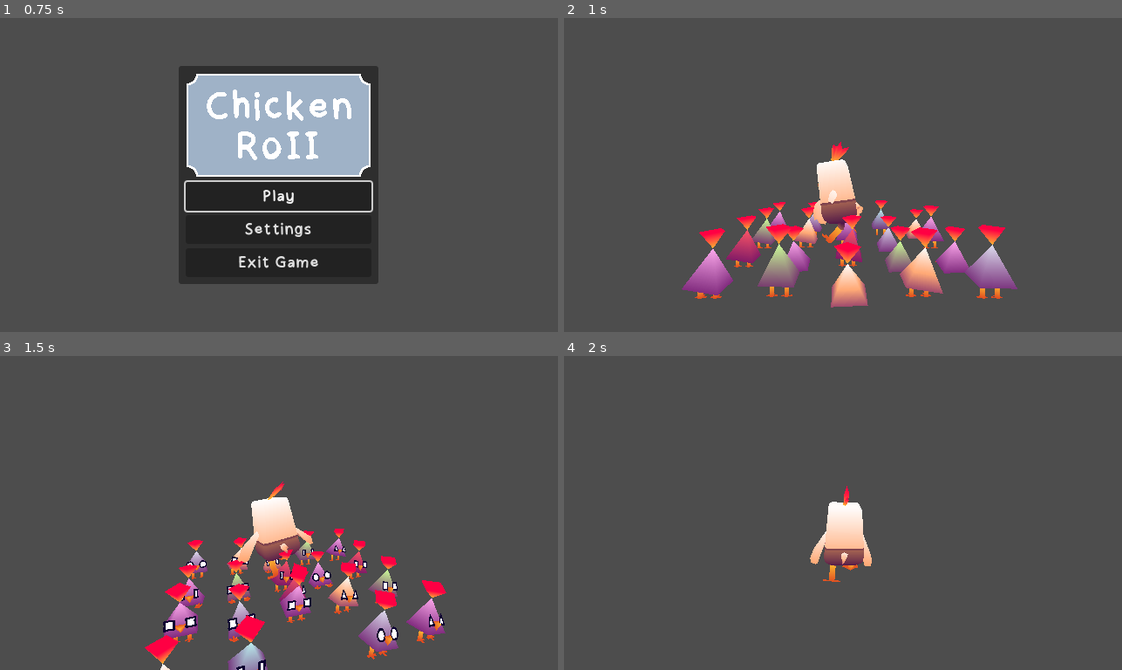
Above: before the commit, frames 1-4 (two rows, left to right).
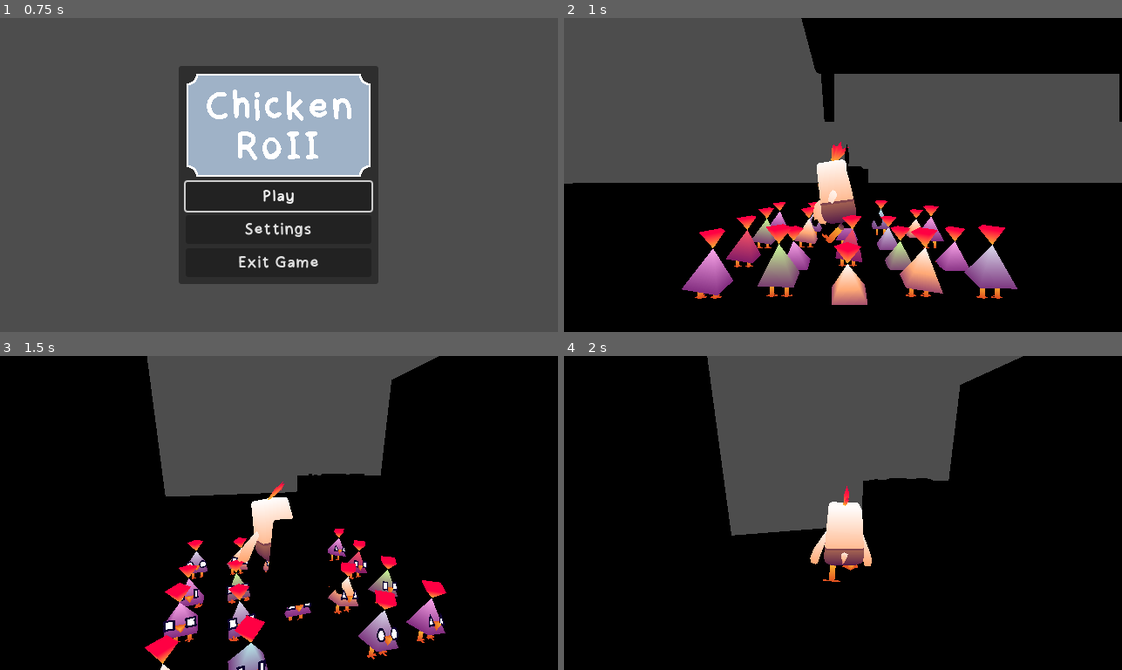
Above: after the commit, the same moments.

Repository: Cucumber-Maki/UoP-2025
Game: Godot game, scene res://scenes/splashScreen/splashScreen.tscn
Two runs of this game, one before a commit and one after it. Both use one fixed random seed, a clock stepped at 60 frames per second and the inputs below.
Inputs (mouse positions are in pixels of both pictures, inside the frame that each line leads up to):
- Up to frame 1 (0.75 s): tap Enter at 0.5 s; move the mouse to (401, 159) at 0.52 s; hold D (player_move_right) from 0.53 s (still down); tap E (player_interact) at 0.6 s
- Up to frame 2 (1 s): keep holding D (player_move_right); tap Space (player_move_jump) at 0.77 s
- Up to frame 3 (1.5 s): move the mouse to (251, 513) at 1.27 s; release D (player_move_right) at 1.28 s; hold W (player_move_forward) from 1.28 s (still down); tap E (player_interact) at 1.35 s
- Up to frame 4 (2 s): keep holding W (player_move_forward); tap Space (player_move_jump) at 1.52 s

Frame 1 is identical in both runs. In frame 2, 50% of the frame differs, in the area x 0-100%, y 0-100%; in frame 3, 76%; in frame 4, 77%.

Commit message:
fix: Chickkin variable cleanup.

Diff:
--- a/assets/entities/chickkin/chickkin.tres
+++ b/assets/entities/chickkin/chickkin.tres
@@ -7,5 +7,3 @@
 render_priority = 0
 shader = ExtResource("1_1u53n")
 shader_parameter/u_color = ExtResource("2_paemr")
-shader_parameter/u_colorChoice = 0.0
-shader_parameter/u_faceChoice = 0.0
--- a/scenes/game/game.tscn
+++ b/scenes/game/game.tscn
@@ -5,9 +5,7 @@
 [ext_resource type="PackedScene" uid="uid://cc1wxbqo1hw6e" path="res://prefabs/entities/player.tscn" id="3_0sr1o"]
 [ext_resource type="PackedScene" uid="uid://12jm0yci4dq2" path="res://assets/misc/chickkinPath/chickkinPath.tscn" id="3_lfrn8"]
 [ext_resource type="PackedScene" uid="uid://lyhtk1heeyd5" path="res://prefabs/entities/chickkin.tscn" id="4_kelw5"]
-
-[sub_resource type="BoxShape3D" id="BoxShape3D_0sr1o"]
-size = Vector3(10, 2, 10)
+[ext_resource type="PackedScene" uid="uid://b5kpk04jx811r" path="res://assets/environment/MiscLevelAssets.glb" id="6_5i0tg"]
 
 [node name="Game" type="Node3D"]
 
@@ -22,99 +20,85 @@
 [node name="Player" parent="." instance=ExtResource("3_0sr1o")]
 m_ability_rollUnlocked = true
 
-[node name="StaticBody3D" type="StaticBody3D" parent="."]
-transform = Transform3D(1, 0, 0, 0, 1, 0, 0, 0, 1, 0, -1, 0)
+[node name="Chickkins" type="Node" parent="."]
 
-[node name="CollisionShape3D" type="CollisionShape3D" parent="StaticBody3D"]
-shape = SubResource("BoxShape3D_0sr1o")
-
-[node name="CollisionShape3D2" type="CollisionShape3D" parent="StaticBody3D"]
-transform = Transform3D(1, 0, 0, 0, 1, 0, 0, 0, 1, 0, 2, 10)
-shape = SubResource("BoxShape3D_0sr1o")
-
-[node name="CollisionShape3D3" type="CollisionShape3D" parent="StaticBody3D"]
-transform = Transform3D(1, 0, 0, 0, 1, 0, 0, 0, 1, 10, 4, 10)
-shape = SubResource("BoxShape3D_0sr1o")
-
-[node name="CollisionShape3D4" type="CollisionShape3D" parent="StaticBody3D"]
-transform = Transform3D(1, 0, 0, 0, 1, 0, 0, 0, 1, 10, 6, 0)
-shape = SubResource("BoxShape3D_0sr1o")
-
-[node name="Chickkin" parent="." instance=ExtResource("4_kelw5")]
+[node name="Chickkin" parent="Chickkins" instance=ExtResource("4_kelw5")]
 transform = Transform3D(1, 0, 0, 0, 1, 0, 0, 0, 1, 0, 0, 1)
 m_claimed = true
 
-[node name="Chickkin2" parent="." instance=ExtResource("4_kelw5")]
+[node name="Chickkin2" parent="Chickkins" instance=ExtResource("4_kelw5")]
 transform = Transform3D(1, 0, 0, 0, 1, 0, 0, 0, 1, -2, 0, 0.96041)
 m_claimed = true
 
-[node name="Chickkin3" parent="." instance=ExtResource("4_kelw5")]
+[node name="Chickkin3" parent="Chickkins" instance=ExtResource("4_kelw5")]
 transform = Transform3D(1, 0, 0, 0, 1, 0, 0, 0, 1, 1, 0, 1)
 m_claimed = true
 
-[node name="Chickkin4" parent="." instance=ExtResource("4_kelw5")]
+[node name="Chickkin4" parent="Chickkins" instance=ExtResource("4_kelw5")]
 transform = Transform3D(1, 0, 0, 0, 1, 0, 0, 0, 1, -1, 0, 1)
 m_claimed = true
 
-[node name="Chickkin5" parent="." instance=ExtResource("4_kelw5")]
+[node name="Chickkin5" parent="Chickkins" instance=ExtResource("4_kelw5")]
 transform = Transform3D(1, 0, 0, 0, 1, 0, 0, 0, 1, 2, 0, 0.96041)
 m_claimed = true
 
-[node name="Chickkin6" parent="." instance=ExtResource("4_kelw5")]
+[node name="Chickkin6" parent="Chickkins" instance=ExtResource("4_kelw5")]
 m_claimed = true
 
-[node name="Chickkin7" parent="." instance=ExtResource("4_kelw5")]
+[node name="Chickkin7" parent="Chickkins" instance=ExtResource("4_kelw5")]
 transform = Transform3D(1, 0, 0, 0, 1, 0, 0, 0, 1, -2, 0, -0.0395901)
 m_claimed = true
 
-[node name="Chickkin8" parent="." instance=ExtResource("4_kelw5")]
+[node name="Chickkin8" parent="Chickkins" instance=ExtResource("4_kelw5")]
 transform = Transform3D(1, 0, 0, 0, 1, 0, 0, 0, 1, 1, 0, 0)
 m_claimed = true
 
-[node name="Chickkin9" parent="." instance=ExtResource("4_kelw5")]
+[node name="Chickkin9" parent="Chickkins" instance=ExtResource("4_kelw5")]
 transform = Transform3D(1, 0, 0, 0, 1, 0, 0, 0, 1, -1, 0, 0)
 m_claimed = true
 
-[node name="Chickkin10" parent="." instance=ExtResource("4_kelw5")]
+[node name="Chickkin10" parent="Chickkins" instance=ExtResource("4_kelw5")]
 transform = Transform3D(1, 0, 0, 0, 1, 0, 0, 0, 1, 2, 0, -0.0395901)
 m_claimed = true
 
-[node name="Chickkin11" parent="." instance=ExtResource("4_kelw5")]
+[node name="Chickkin11" parent="Chickkins" instance=ExtResource("4_kelw5")]
 transform = Transform3D(1, 0, 0, 0, 1, 0, 0, 0, 1, 0, 0, -1)
 m_claimed = true
 
-[node name="Chickkin12" parent="." instance=ExtResource("4_kelw5")]
+[node name="Chickkin12" parent="Chickkins" instance=ExtResource("4_kelw5")]
 transform = Transform3D(1, 0, 0, 0, 1, 0, 0, 0, 1, -2, 0, -1.03959)
 m_claimed = true
 
-[node name="Chickkin13" parent="." instance=ExtResource("4_kelw5")]
+[node name="Chickkin13" parent="Chickkins" instance=ExtResource("4_kelw5")]
 transform = Transform3D(1, 0, 0, 0, 1, 0, 0, 0, 1, 1, 0, -1)
 m_claimed = true
 
-[node name="Chickkin14" parent="." instance=ExtResource("4_kelw5")]
+[node name="Chickkin14" parent="Chickkins" instance=ExtResource("4_kelw5")]
 transform = Transform3D(1, 0, 0, 0, 1, 0, 0, 0, 1, -1, 0, -1)
 m_claimed = true
 
-[node name="Chickkin15" parent="." instance=ExtResource("4_kelw5")]
+[node name="Chickkin15" parent="Chickkins" instance=ExtResource("4_kelw5")]
 transform = Transform3D(1, 0, 0, 0, 1, 0, 0, 0, 1, 2, 0, -1.03959)
 m_claimed = true
 
-[node name="Chickkin16" parent="." instance=ExtResource("4_kelw5")]
+[node name="Chickkin16" parent="Chickkins" instance=ExtResource("4_kelw5")]
 transform = Transform3D(1, 0, 0, 0, 1, 0, 0, 0, 1, 0.0100956, 0.0101995, -2.01024)
 m_claimed = true
 
-[node name="Chickkin17" parent="." instance=ExtResource("4_kelw5")]
+[node name="Chickkin17" parent="Chickkins" instance=ExtResource("4_kelw5")]
 transform = Transform3D(1, 0, 0, 0, 1, 0, 0, 0, 1, -1.9899, 0.0101995, -2.04983)
 m_claimed = true
 
-[node name="Chickkin18" parent="." instance=ExtResource("4_kelw5")]
+[node name="Chickkin18" parent="Chickkins" instance=ExtResource("4_kelw5")]
 transform = Transform3D(1, 0, 0, 0, 1, 0, 0, 0, 1, 1.0101, 0.0101995, -2.01024)
 m_claimed = true
 
-[node name="Chickkin19" parent="." instance=ExtResource("4_kelw5")]
+[node name="Chickkin19" parent="Chickkins" instance=ExtResource("4_kelw5")]
 transform = Transform3D(1, 0, 0, 0, 1, 0, 0, 0, 1, -0.989904, 0.0101995, -2.01024)
 m_claimed = true
 
-[node name="Chickkin20" parent="." instance=ExtResource("4_kelw5")]
+[node name="Chickkin20" parent="Chickkins" instance=ExtResource("4_kelw5")]
 transform = Transform3D(1, 0, 0, 0, 1, 0, 0, 0, 1, 2.0101, 0.0101995, -2.04983)
 m_claimed = true
+
+[node name="MiscLevelAssets" parent="." instance=ExtResource("6_5i0tg")]
Binary file added: assets/environment/MiscLevelAssets.glb
Not shown, added: assets/environment/MiscLevelAssets.glb.import
Not shown, added: assets/environment/BreadOfSuffering.blend
Not shown, added: assets/environment/Clock.blend
Not shown, added: assets/environment/MiscLevelAssets.blend
Not shown, added: assets/environment/PizzaCutterOfDeath.blend
Not shown, added: assets/environment/ToasterOfAgony.blend
Not shown, added: assets/environment/fryer.blend
Not shown, added: assets/environment/god.blend
